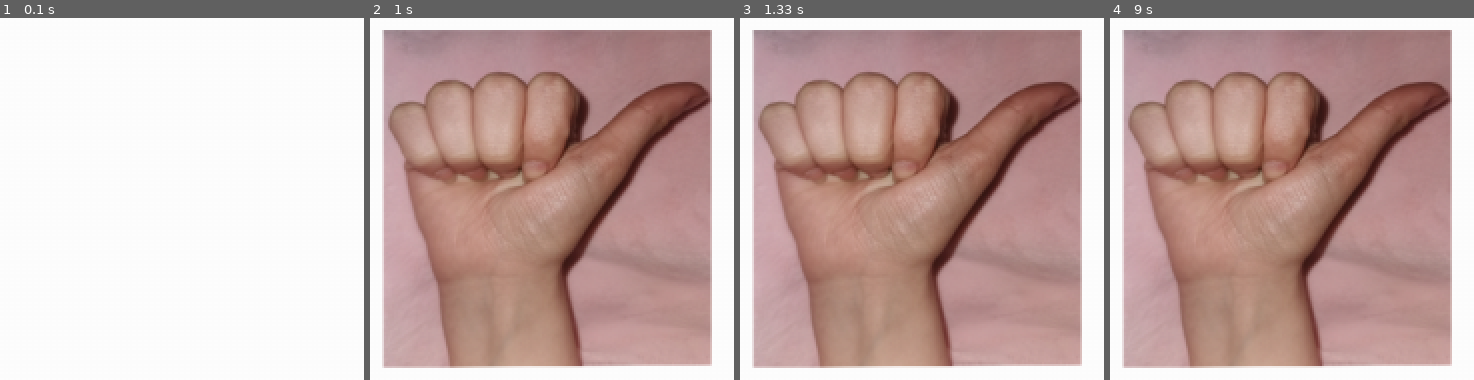
Above: before the commit, frames 1-4 (left to right).
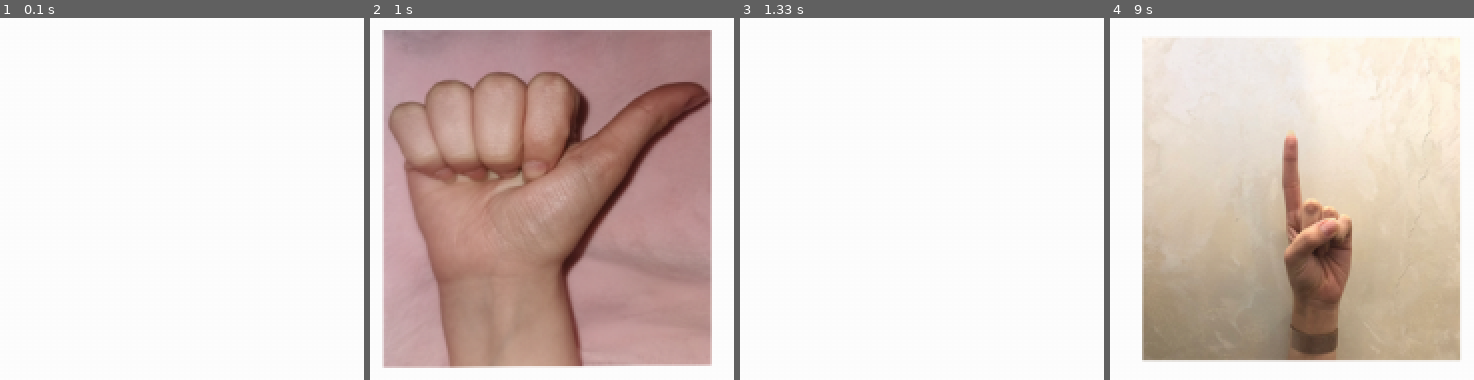
Above: after the commit, the same moments.

Repository: PAIN-BARHAM/Arabic-Sign-Language-RaspberryPi
Game: pygame game, started from keyboard.py
The game is run twice, just before and just after one commit, with the same random seed, the same clock (stepped at 60 frames per second) and the same inputs.
Inputs:
- Up to frame 1 (0.1 s): no input
- Up to frame 2 (1 s): hold L 0.33-0.8 s; hold D 0.33-0.8 s; hold M from 0.83 s (still down); hold D from 0.83 s (still down)
- Up to frame 3 (1.33 s): release M at 1.3 s; release D at 1.3 s
- Up to frame 4 (9 s): hold V 1.83-2.3 s; hold D 1.83-2.3 s; hold  2.33-2.8 s; hold D 2.33-2.8 s; tap Keypad Enter at 2.83 s; hold S 3.67-4.13 s; hold D 6.83-7.47 s; hold H 7.9-8.37 s; hold D 7.9-8.37 s; hold F 8.4-8.87 s; hold D 8.4-8.87 s

Frames 1-2 are identical in both runs. In frame 3, 84% of the frame differs, in the area x 3-94%, y 3-97%; in frame 4, 77%.

Commit message:
Add words

Diff:
--- a/keyboard.py
+++ b/keyboard.py
@@ -90,6 +90,36 @@
         display_surface.fill(white)
         # display_surface.blit(image1, (20, 20))
         Test += "h"
+
+    if getKey("l"):
+        print("Key l was pressed")
+        display_surface.fill(white)
+        # display_surface.blit(image1, (20, 20))
+        Test += "l"
+
+    if getKey("v"):
+        print("Key v was pressed")
+        display_surface.fill(white)
+        # display_surface.blit(image1, (20, 20))
+        Test += "v"
+
+    if getKey("s"):
+        print("Key s was pressed")
+        display_surface.fill(white)
+        # display_surface.blit(image1, (20, 20))
+        Test += "S"
+
+    if getKey("m"):
+        print("Key m was pressed")
+        display_surface.fill(white)
+        # display_surface.blit(image1, (20, 20))
+        Test += "m"
+
+    if getKey("RIGHTBRACKET"):
+        print("Key ] was pressed")
+        display_surface.fill(white)
+        # display_surface.blit(image1, (20, 20))
+        Test += "]"
 
     if getKey("f"):
         print("Key b was pressed")
@@ -140,6 +170,26 @@
         if Test == "h":
             display_surface.blit(image1, (20, 20))
 
+        if Test == "l]vSm":
+            cap = cv2.VideoCapture('1.mp4')
+            success, img = cap.read()
+            shape = img.shape[1::-1]
+
+            wn = pygame.display.set_mode(shape)
+            clock = pygame.time.Clock()
+
+            while success:
+                clock.tick(30)
+                success, img = cap.read()
+                for event in pygame.event.get():
+                    if event.type == pygame.QUIT:
+                        success = False
+                if success:
+                    wn.blit(pygame.image.frombuffer(img.tobytes(), shape, "BGR"), (0, 0))
+                    pygame.display.update()
+
+                #print("Hello World")
+
         Test = ""
 
 
